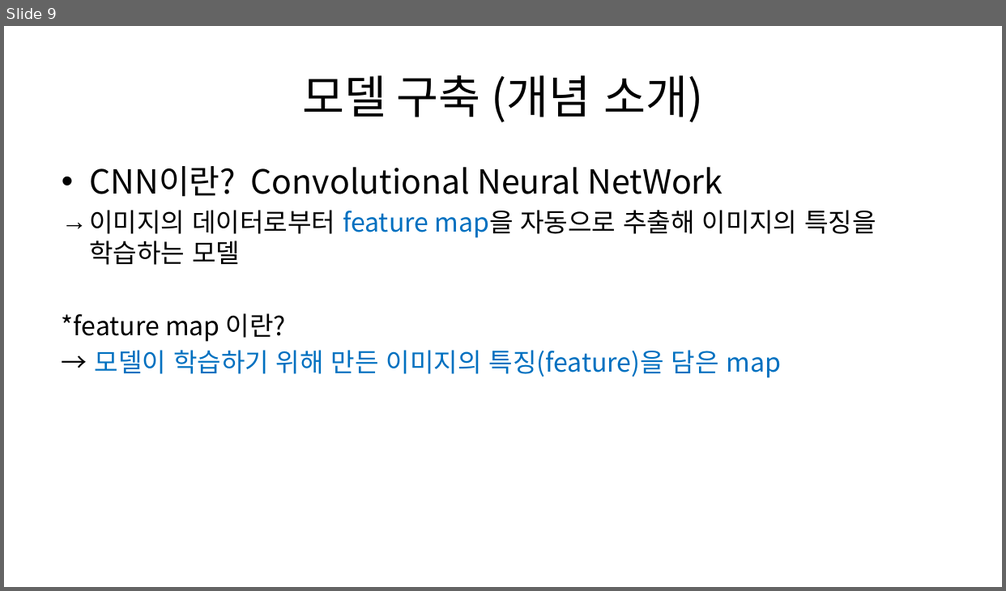
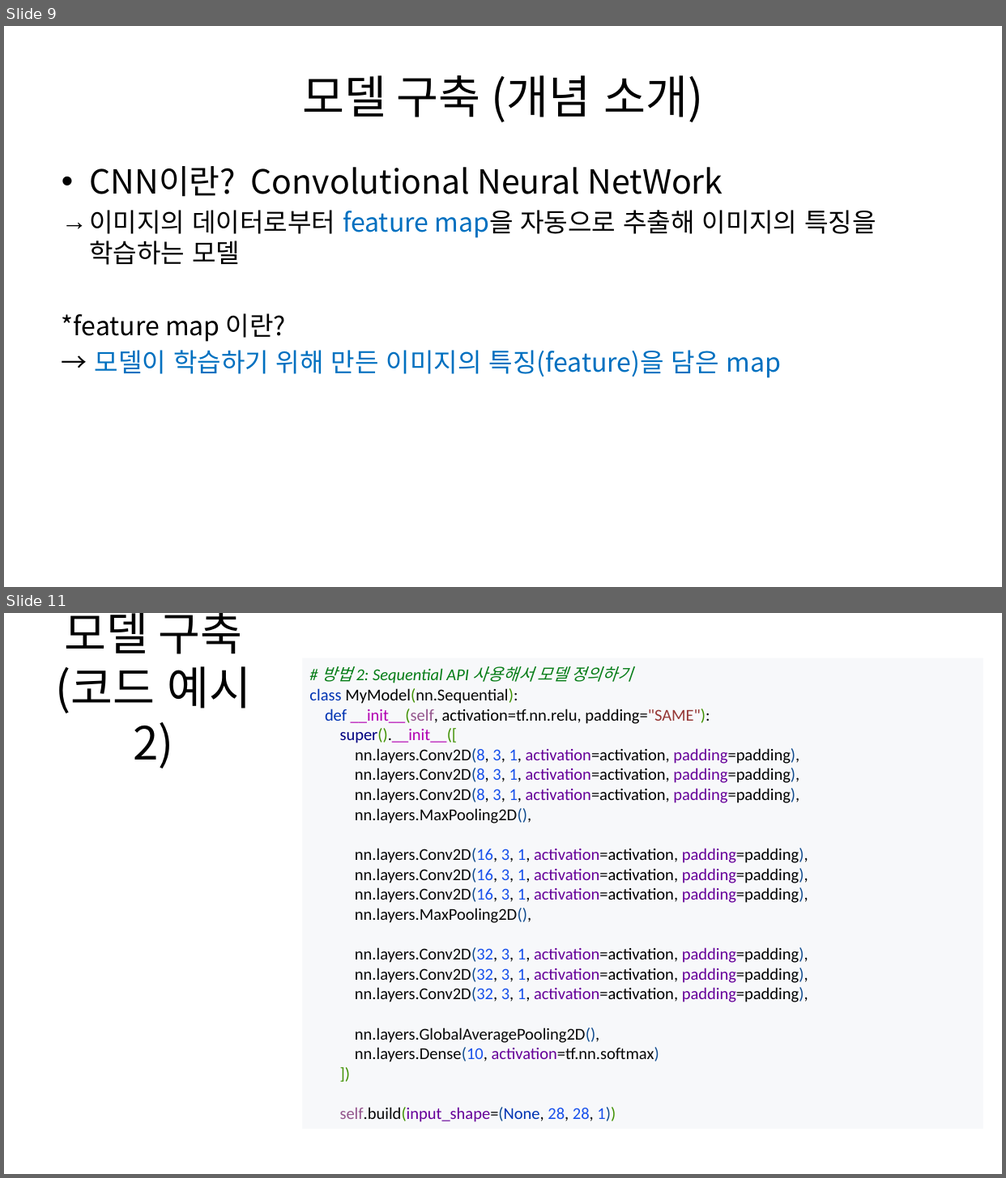
Before and after one commit to dAiv-CNU/-, a slide deck: 2024-1 dAiv 이미지분류 특강.pptx. Shown one above the other, each under a label of ours: slide 9 before the commit, slides 9 and 11 after it; the slides between them are not shown. The pictures are 1006x591 and 1006x1178 pixels, drawn with LibreOffice and Linux fonts; fonts in the diff are those of the drawing. Boxes give left, top, right and bottom in pixels: in the first picture for what was removed or moved away, otherwise in the second. Text is boxed around its words. In the diff, an @@ line names an element or a change of style, - is before the commit and + after.

```diff
--- a/2024-1 dAiv 이미지분류 특강.pptx
+++ b/2024-1 dAiv 이미지분류 특강.pptx
@@ slide 11 added at (4, 613, 1002, 1174), background #FFFFFF @@
@@ title added at (55, 613, 252, 769), 44 pt, text #000000 @@
+모델 구축
+(코드 예시 2)
@@ rectangle added at (303, 658, 983, 1129), fill #F7F8FA, 16 pt, text #080808 @@
+# 방법 2: Sequential API 사용해서 모델 정의하기
+class MyModel(nn.Sequential):
+def __init__(self, activation=tf.nn.relu, padding="SAME"):
+super().__init__([
+nn.layers.Conv2D(8, 3, 1, activation=activation, padding=padding),
+nn.layers.Conv2D(8, 3, 1, activation=activation, padding=padding),
+nn.layers.Conv2D(8, 3, 1, activation=activation, padding=padding),
+nn.layers.MaxPooling2D(),
+nn.layers.Conv2D(16, 3, 1, activation=activation, padding=padding),
+nn.layers.Conv2D(16, 3, 1, activation=activation, padding=padding),
+nn.layers.Conv2D(16, 3, 1, activation=activation, padding=padding),
+nn.layers.MaxPooling2D(),
+nn.layers.Conv2D(32, 3, 1, activation=activation, padding=padding),
+nn.layers.Conv2D(32, 3, 1, activation=activation, padding=padding),
+nn.layers.Conv2D(32, 3, 1, activation=activation, padding=padding),
+nn.layers.GlobalAveragePooling2D(),
+nn.layers.Dense(10, activation=tf.nn.softmax)
+])
+self.build(input_shape=(None, 28, 28, 1))
```
Also in this commit, not shown: 3 slides changed, 1 other slide added, 1 other file.
